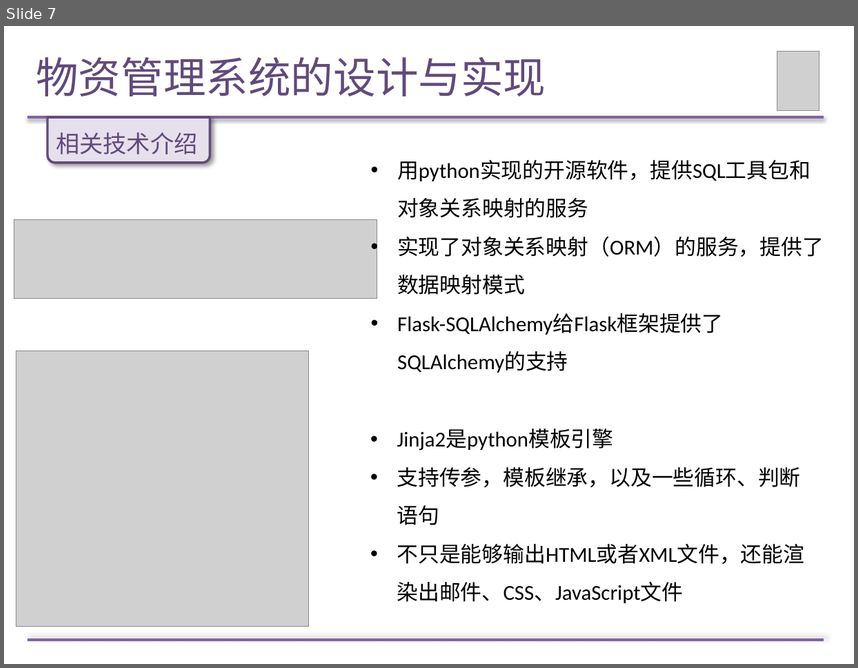
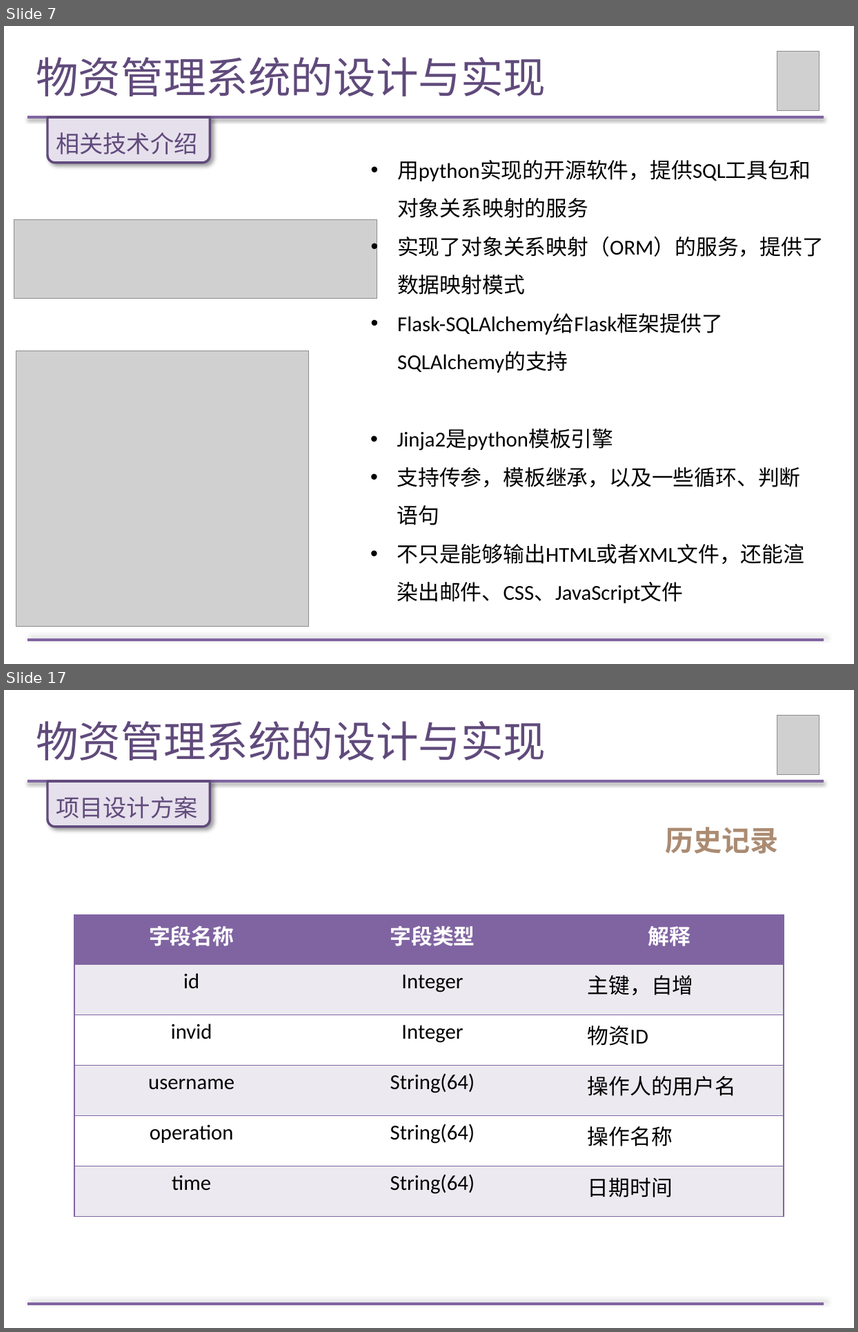
Before and after one commit to Wendy-Wu/LM-paper, a slide deck: 论文答辩PPT.pptx. Shown one above the other, each under a label of ours: slide 7 before the commit, slides 7 and 17 after it; the slides between them are not shown. The pictures are 858x668 and 858x1332 pixels, drawn with LibreOffice and Linux fonts; fonts in the diff are those of the drawing; grey boxes stand for pictures. Boxes give left, top, right and bottom in pixels: in the first picture for what was removed or moved away, otherwise in the second. Text is boxed around its words. In the diff, an @@ line names an element or a change of style, - is before the commit and + after.

```diff
--- a/论文答辩PPT.pptx
+++ b/论文答辩PPT.pptx
@@ slide 17 added at box(4, 690, 854, 1328), background #FFFFFF @@
@@ title added at box(36, 721, 546, 760), 36 pt, text #604A7B @@
+物资管理系统的设计与实现
@@ picture added at box(777, 716, 819, 775) @@
@@ line added from (27, 781) to (824, 781), #8064A2 2 pt @@
@@ round same rect added at box(47, 781, 210, 826), fill #E6E0EC, outline #604A7B 2 pt @@
@@ text added at box(56, 796, 198, 818), 20 pt, text #604A7B @@
+项目设计方案
@@ text added at box(665, 827, 778, 854), 24 pt, text #AB8B72, bold @@
+历史记录
@@ table added at box(74, 915, 785, 1216), 6 rows, 3 columns @@
+字段名称 | 字段类型 | 解释
+id | Integer | 主键，自增
+invid | Integer | 物资ID
+username | String(64) | 操作人的用户名
+operation | String(64) | 操作名称
+time | String(64) | 日期时间
@@ line added from (27, 1303) to (824, 1303), #8064A2 2 pt @@
```
Also in this commit, not shown: 1 slide changed, 15 other slides added.
